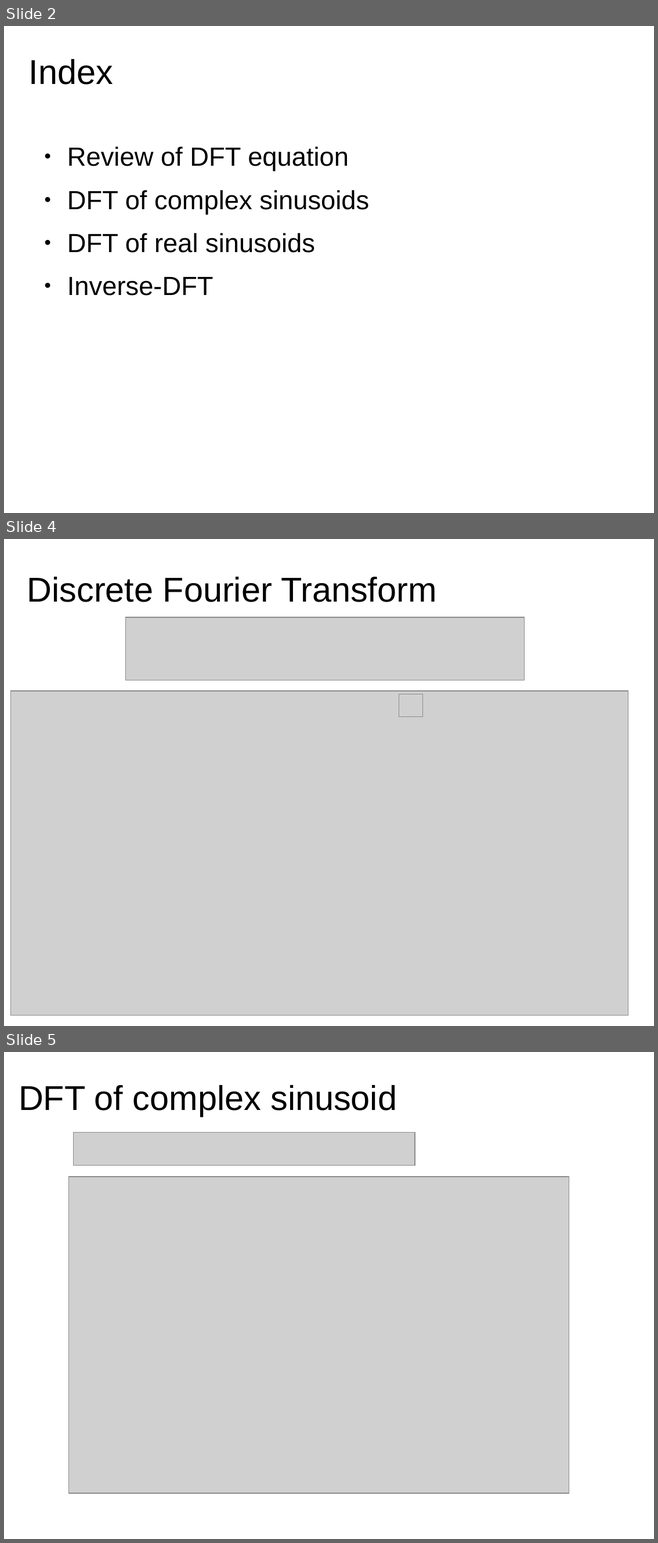
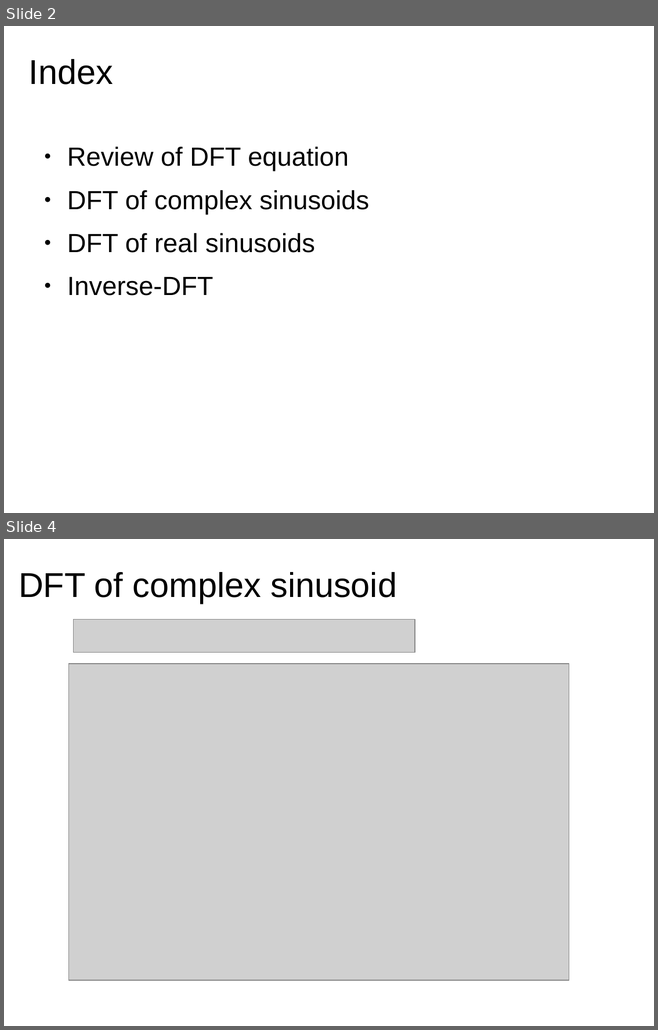
Before and after one commit to hoinx/sms-tools, a slide deck: lectures/2-DFT/2T2-DFT-2.odp. Shown one above the other, each under a label of ours: slides 2, 4 and 5 before the commit, slides 2 and 4 after it; the slides between them are not shown. The pictures are 658x1543 and 658x1030 pixels, drawn with LibreOffice and Linux fonts; fonts in the diff are those of the drawing; grey boxes stand for pictures. Boxes give left, top, right and bottom in pixels: in the first picture for what was removed or moved away, otherwise in the second. Text is boxed around its words. In the diff, an @@ line names an element or a change of style, - is before the commit and + after.

```diff
--- a/lectures/2-DFT/2T2-DFT-2.odp
+++ b/lectures/2-DFT/2T2-DFT-2.odp
@@ slide 4 removed at [4, 539, 654, 1026], background #FFFFFF @@
@@ title removed at [27, 577, 436, 602] @@
-Discrete Fourier Transform
@@ picture removed at [125, 618, 524, 681] @@
@@ picture removed at [10, 691, 628, 1016] @@
@@ picture removed at [399, 694, 423, 717] @@
@@ what was slide 5 is now slide 4 @@
```
Also in this commit, not shown: 2 slides changed, 9 other files.
